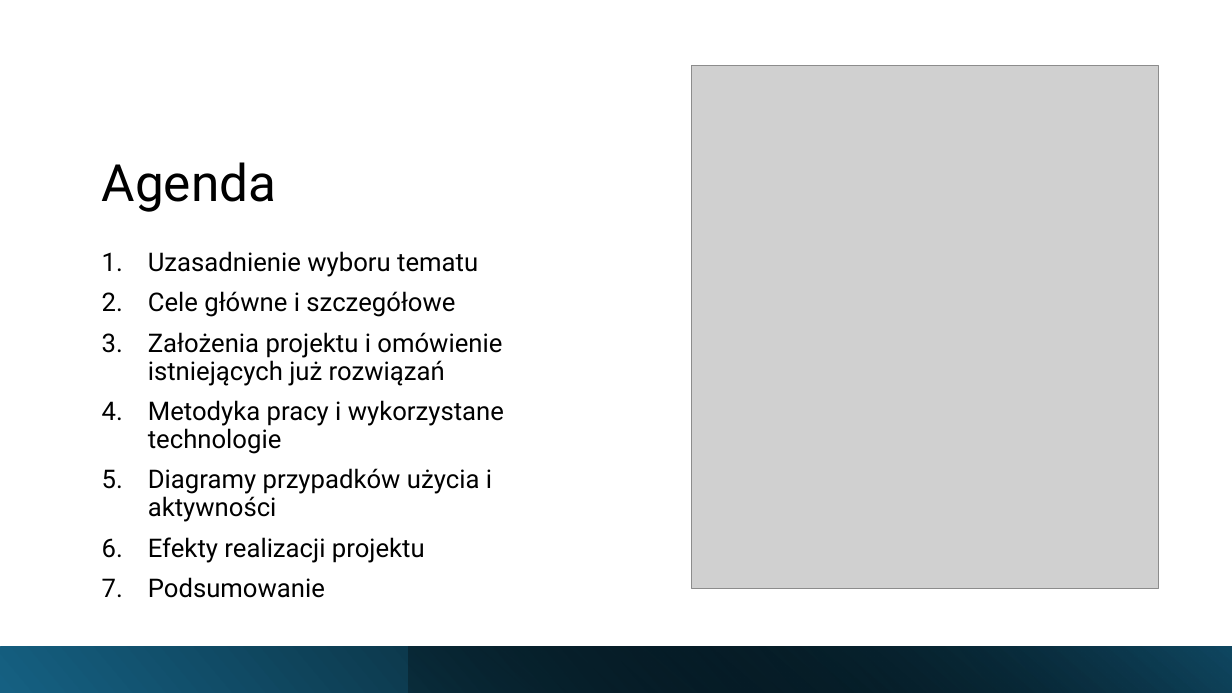
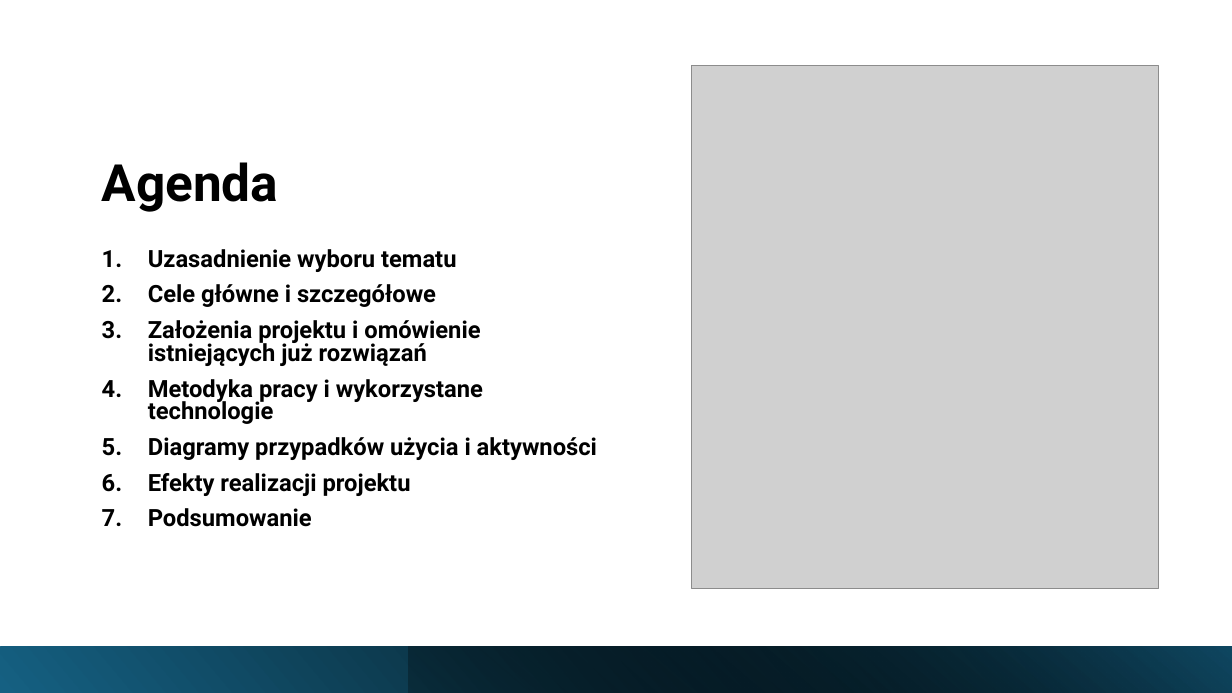
Before and after one commit to oliwiaglodek/MuzeumWPF, a slide deck: slide 2 of Prezentacja na obronę.pptx. Drawn at 1232x693 pixels with LibreOffice and Linux fonts; fonts in the diff are those of the drawing; grey boxes stand for pictures. Boxes give left, top, right and bottom in pixels: in the first picture for what was removed or moved away, otherwise in the second. Text is boxed around its words. In the diff, an @@ line names an element or a change of style, - is before the commit and + after.

```diff
--- a/Prezentacja na obronę.pptx
+++ b/Prezentacja na obronę.pptx
@@ title "Agenda" at (102,162,279,212): bold on @@
@@ text "Uzasadnienie wyboru tematu" at (148,249,597,527): size 20 to 18.5 pt, bold on; line spacing 0.9 to 0.8 @@
```
Also in this commit, not shown: 20 other slides changed, 1 other file.
